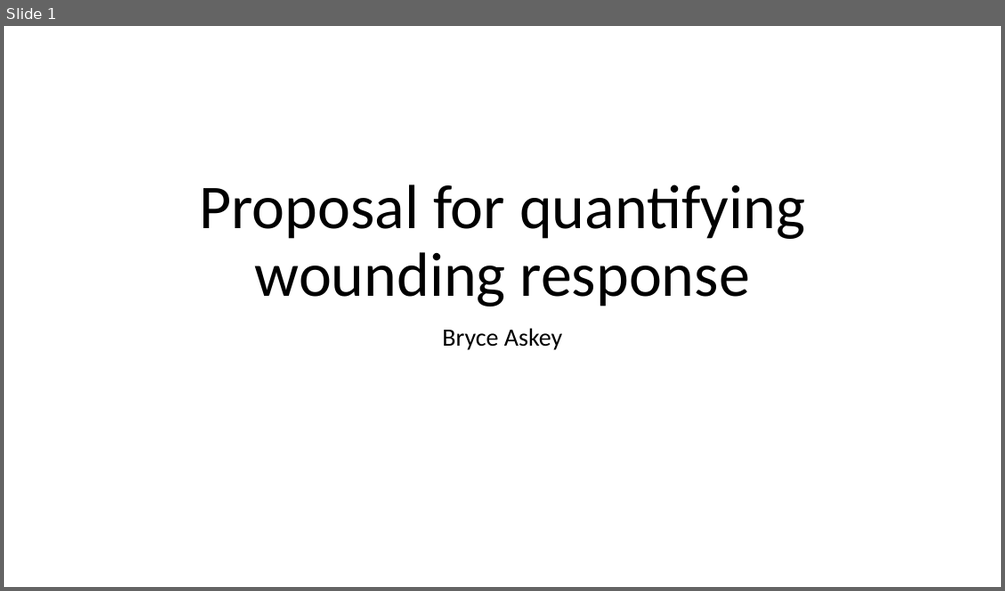
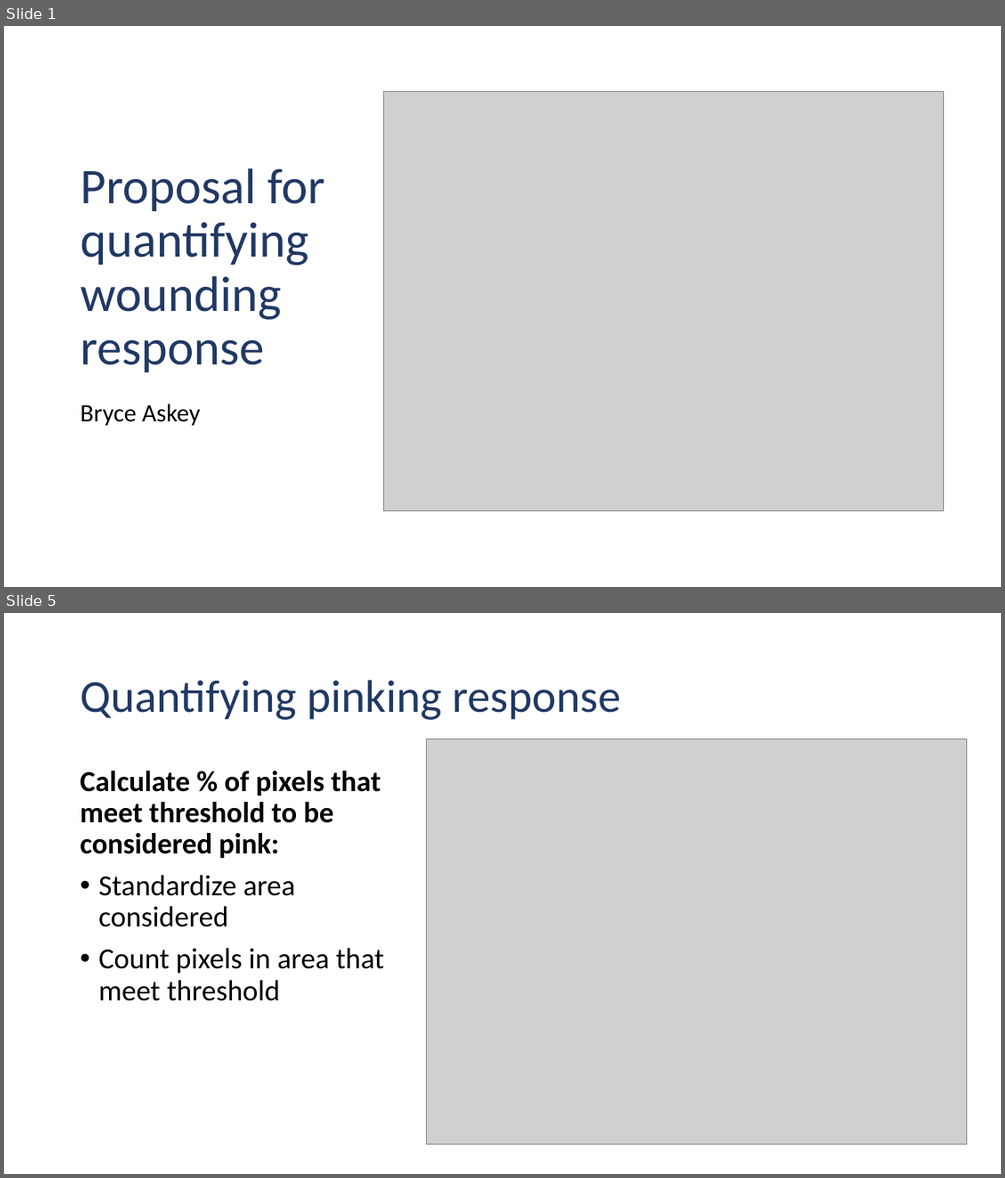
Before and after one commit to bryceaskey/woundingResponse, a slide deck: proposalOutline.pptx. Shown one above the other, each under a label of ours: slide 1 before the commit, slides 1 and 5 after it; the slides between them are not shown. The pictures are 1005x591 and 1005x1178 pixels, drawn with LibreOffice and Linux fonts; fonts in the diff are those of the drawing; grey boxes stand for pictures. Boxes give left, top, right and bottom in pixels: in the first picture for what was removed or moved away, otherwise in the second. Text is boxed around its words. In the diff, an @@ line names an element or a change of style, - is before the commit and + after.

Commit message:
Developed proposal for quantification method

```diff
--- a/proposalOutline.pptx
+++ b/proposalOutline.pptx
@@ slide 5 added at <box>4,613,1001,1174</box>, background #FFFFFF @@
@@ title added at <box>80,680,620,720</box>, 44 pt, text #203864 @@
+Quantifying pinking response
@@ picture added at <box>427,738,966,1144</box> @@
@@ text added at <box>80,771,384,1001</box>, 28 pt, text #000000 @@
+Calculate % of pixels that meet threshold to be considered pink:
+• Standardize area considered
+• Count pixels in area that meet threshold
@@ slide 1 changed as well @@
@@ title "Proposal for quantifying wounding response": place and size @@
-title "Proposal for quantifying wounding response" at <box>199,184,805,306</box>
+title "Proposal for quantifying wounding response" at <box>81,168,325,372</box>
@@ title "Proposal for quantifying wounding response" at <box>81,168,325,372</box>: size 60 to 48 pt, text colour #000000 to #203864; alignment centre to left @@
@@ picture added at <box>383,91,944,511</box> @@
@@ subtitle "Bryce Askey": place and size @@
-subtitle "Bryce Askey" at <box>442,328,562,350</box>
+subtitle "Bryce Askey" at <box>81,403,200,426</box>
@@ subtitle "Bryce Askey" at <box>81,403,200,426</box>: alignment centre to left @@
```
Also in this commit, not shown: 7 other slides added, 1 slide removed, 18 other files.
